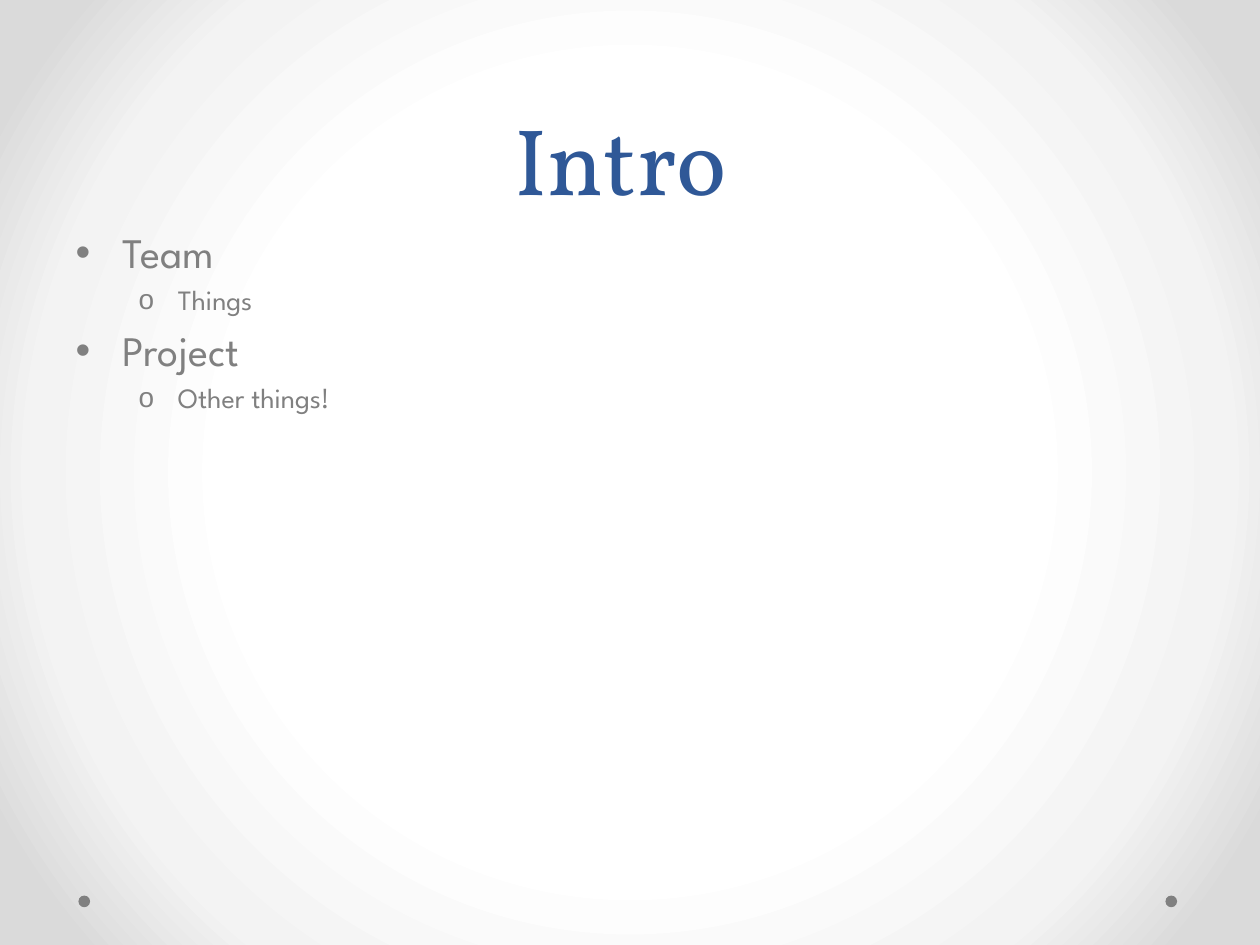
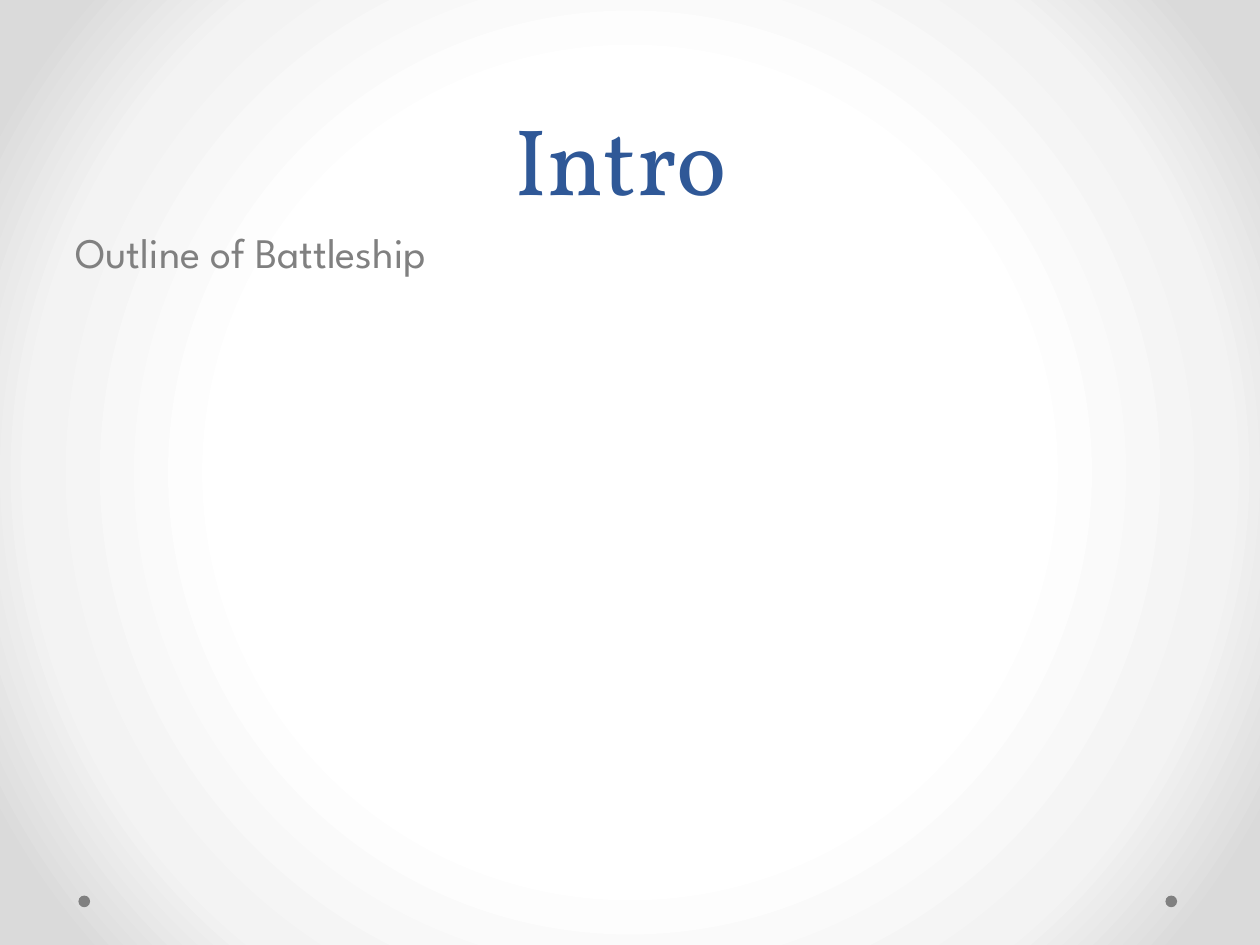
Before and after one commit to pohltm/Battle, a slide deck: slide 2 of Documents/Project Presentation/Battleship Project Presentation.pptx. Drawn at 1260x945 pixels with LibreOffice and Linux fonts; fonts in the diff are those of the drawing. Boxes give left, top, right and bottom in pixels: in the first picture for what was removed or moved away, otherwise in the second. Text is boxed around its words. In the diff, an @@ line names an element or a change of style, - is before the commit and + after.

```diff
--- a/Documents/Project Presentation/Battleship Project Presentation.pptx
+++ b/Documents/Project Presentation/Battleship Project Presentation.pptx
@@ text at (76,238,426,277): text changed; size 16 to 24 pt @@
-• Team
-  o Things
-• Project
-  o Other things!
+Outline of Battleship
```
Also in this commit, not shown: 7 other slides changed.
